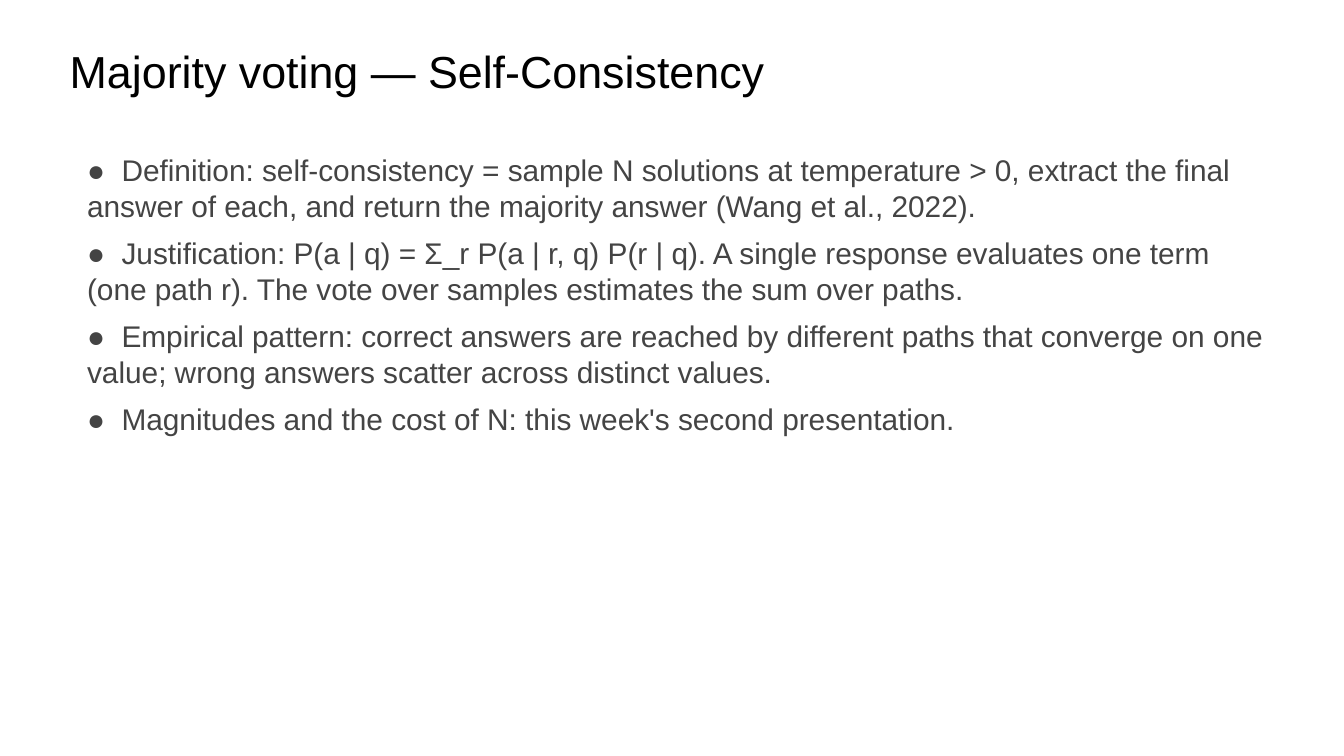
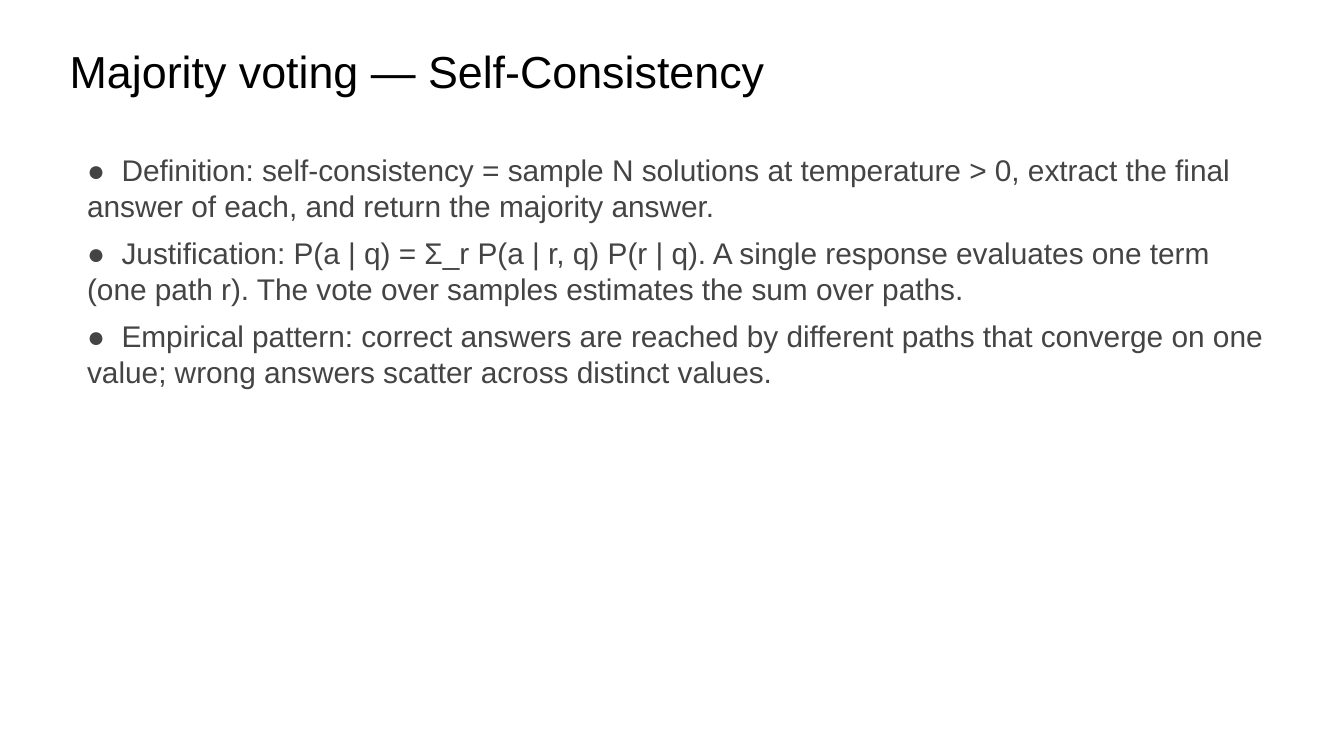
Before and after one commit to ralbu85/stml_2026, a slide deck: slide 23 of lectures/week02/slides-draft-w2.pptx. Drawn at 1344x756 pixels with LibreOffice and Linux fonts; fonts in the diff are those of the drawing. Boxes give left, top, right and bottom in pixels: in the first picture for what was removed or moved away, otherwise in the second. Text is boxed around its words. In the diff, an @@ line names an element or a change of style, - is before the commit and + after.

```diff
--- a/lectures/week02/slides-draft-w2.pptx
+++ b/lectures/week02/slides-draft-w2.pptx
@@ text at box(87, 159, 1230, 222): text changed @@
-● Definition: self-consistency = sample N solutions at temperature > 0, extract the final answer of each, and return the majority answer (Wang et al., 2022).
+● Definition: self-consistency = sample N solutions at temperature > 0, extract the final answer of each, and return the majority answer.
@@ text at box(122, 408, 954, 435): paragraph removed @@
-● Magnitudes and the cost of N: this week's second presentation.
```
Also in this commit, not shown: 14 other slides changed, 1 other file.
